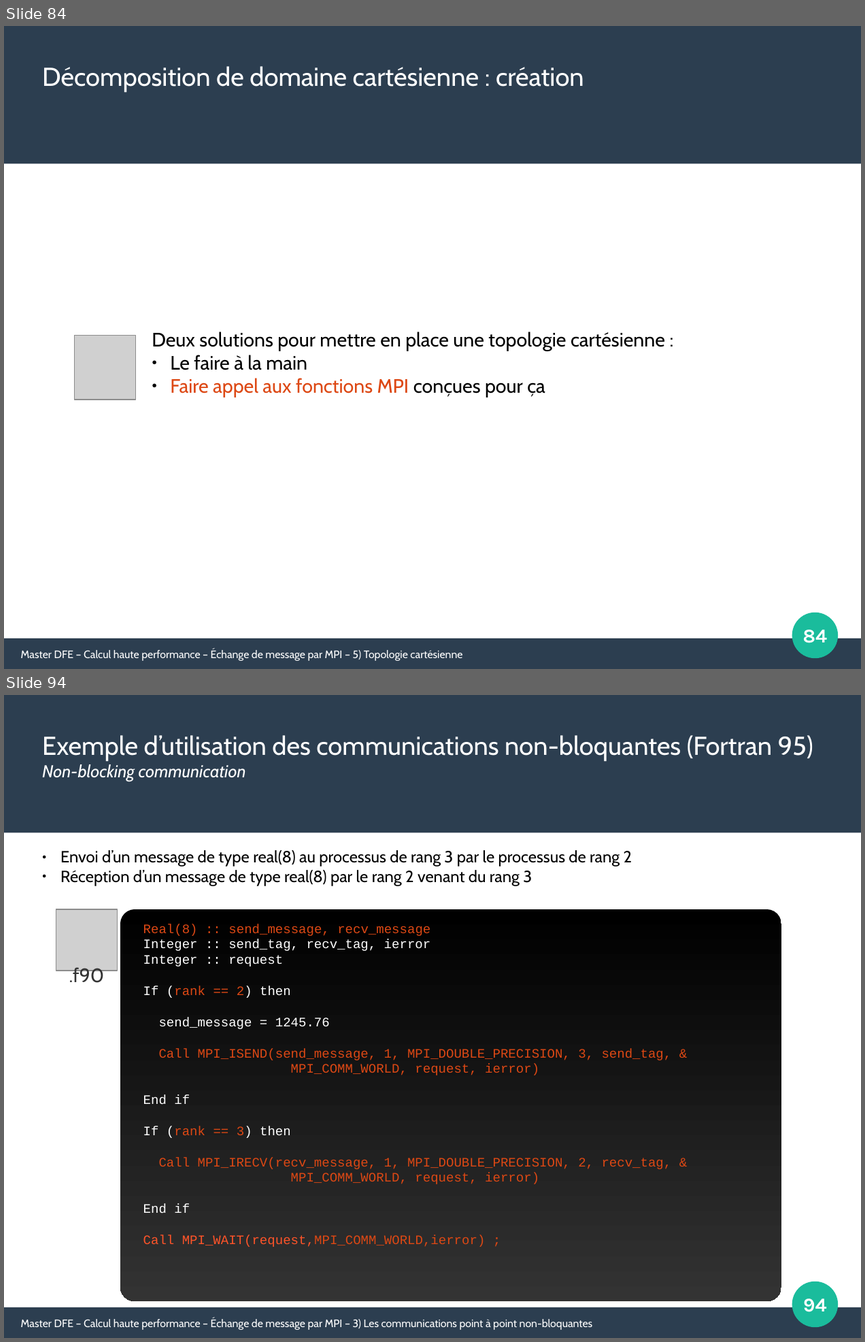
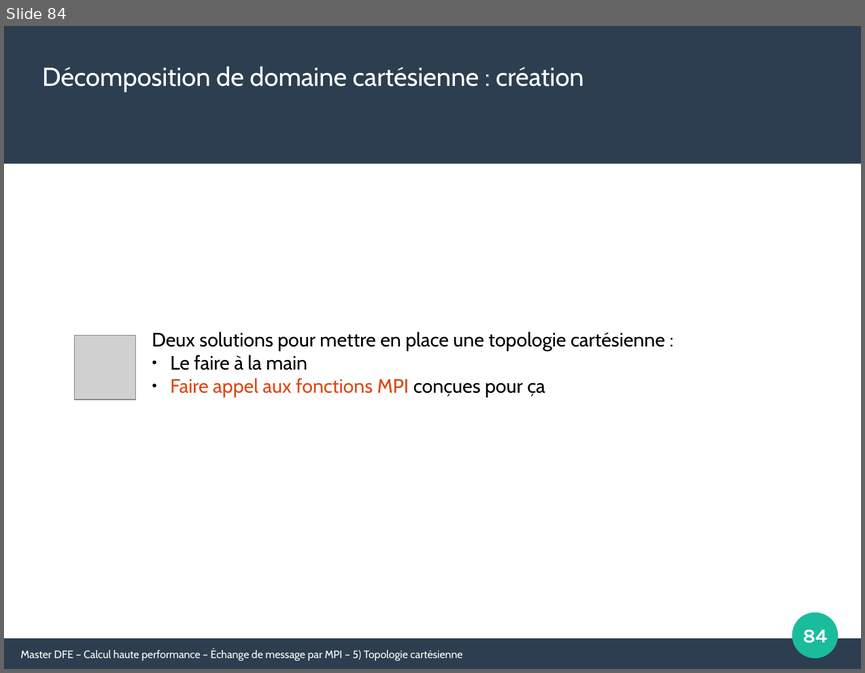
Before and after one commit to Maison-de-la-Simulation/HPC-DFE-Paris-Saclay, a slide deck: support/MPI.odp. Shown one above the other, each under a label of ours: slides 84 and 94 before the commit, slide 84 after it; the slides between them are not shown. The pictures are 865x1342 and 865x673 pixels, drawn with LibreOffice and Linux fonts; fonts in the diff are those of the drawing; grey boxes stand for pictures. Boxes give left, top, right and bottom in pixels: in the first picture for what was removed or moved away, otherwise in the second. Text is boxed around its words. In the diff, an @@ line names an element or a change of style, - is before the commit and + after.

```diff
--- a/support/MPI.odp
+++ b/support/MPI.odp
@@ slide 94 removed at (x1=4, y1=695, x2=861, y2=1338), background #FFFFFF; not listed: 3 template elements that a slide beside it also shows @@
@@ text removed at (x1=42, y1=735, x2=813, y2=781) @@
-Exemple d’utilisation des communications non-bloquantes (Fortran 95)
-Non-blocking communication
@@ text removed at (x1=60, y1=850, x2=632, y2=886) @@
-● Envoi d’un message de type real(8) au processus de rang 3 par le processus de rang 2
-● Réception d’un message de type real(8) par le rang 2 venant du rang 3
@@ picture removed at (x1=56, y1=910, x2=118, y2=971) @@
@@ rounded rectangle removed at (x1=121, y1=910, x2=781, y2=1302) @@
@@ text removed at (x1=143, y1=923, x2=672, y2=1246) @@
-Real(8) :: send_message, recv_message
-Integer :: send_tag, recv_tag, ierror
-Integer :: request
-If (rank == 2) then
-send_message = 1245.76
-Call MPI_ISEND(send_message, 1, MPI_DOUBLE_PRECISION, 3, send_tag, &
-MPI_COMM_WORLD, request, ierror)
-End if
-If (rank == 3) then
-Call MPI_IRECV(recv_message, 1, MPI_DOUBLE_PRECISION, 2, recv_tag, &
-MPI_COMM_WORLD, request, ierror)
-End if
-Call MPI_WAIT(request,MPI_COMM_WORLD,ierror) ;
@@ text removed at (x1=69, y1=966, x2=105, y2=983) @@
-.f90
@@ page number removed at (x1=803, y1=1298, x2=826, y2=1312) @@
-94
@@ text removed at (x1=21, y1=1317, x2=593, y2=1329) @@
-Master DFE – Calcul haute performance – Échange de message par MPI – 3) Les communications point à point non-bloquantes
```
Also in this commit, not shown: 9 slides changed, 6 slides added, 4 other files.
